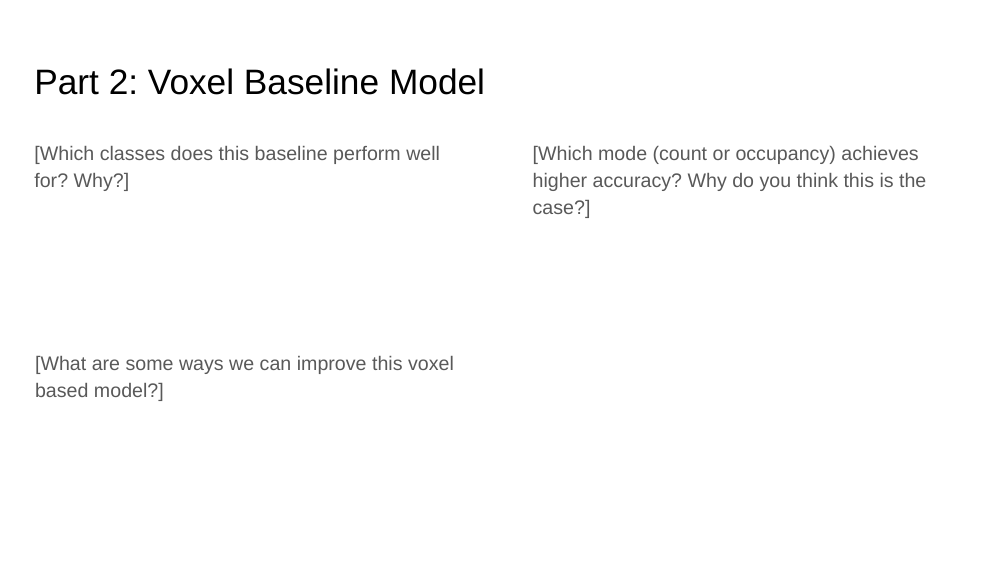
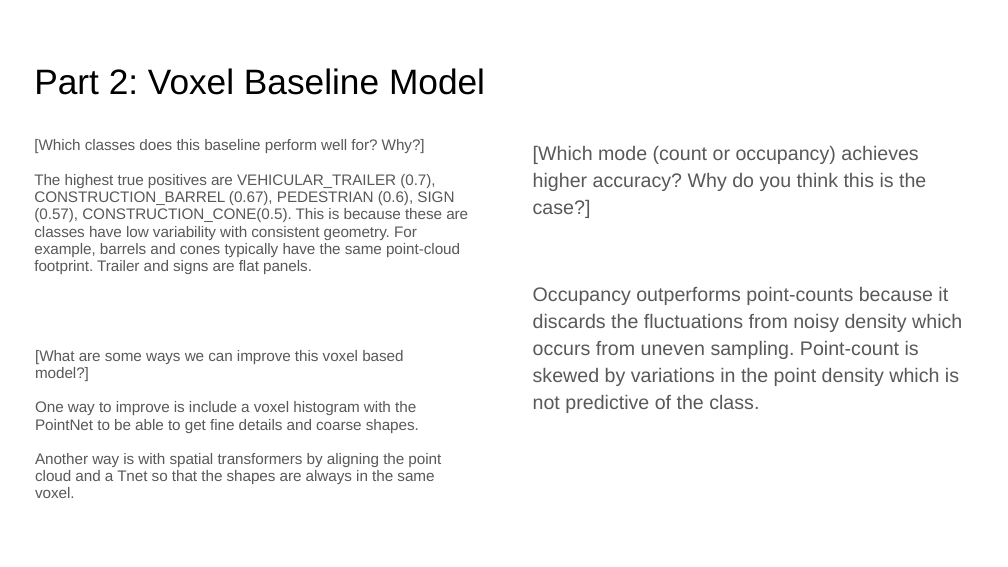
Before and after one commit to anirudh-arunkumar/ComputerVision, a slide deck: slide 3 of project-5-main/docs/proj5_template.pptx. Drawn at 1008x567 pixels with LibreOffice and Linux fonts; fonts in the diff are those of the drawing. Boxes give left, top, right and bottom in pixels: in the first picture for what was removed or moved away, otherwise in the second. Text is boxed around its words. In the diff, an @@ line names an element or a change of style, - is before the commit and + after.

```diff
--- a/project-5-main/docs/proj5_template.pptx
+++ b/project-5-main/docs/proj5_template.pptx
@@ text at box(34, 139, 425, 153): size 14 to 10.8 pt in "[Which classes does this baseline perform well ..."; line spacing 1.15 to 0.95 @@
@@ text at box(34, 174, 468, 274): paragraph added @@
+The highest true positives are VEHICULAR_TRAILER (0.7), CONSTRUCTION_BARREL (0.67), PEDESTRIAN (0.6), SIGN (0.57), CONSTRUCTION_CONE(0.5). This is because these are classes have low variability with consistent geometry. For example, barrels and cones typically have the same point-cloud footprint. Trailer and signs are flat panels.
@@ text at box(533, 287, 962, 413): paragraph added @@
+Occupancy outperforms point-counts because it discards the fluctuations from noisy density which occurs from uneven sampling. Point-count is skewed by variations in the point density which is not predictive of the class.
@@ text at box(35, 350, 403, 381): size 14 to 10.8 pt in "[What are some ways we can improve ..."; line spacing 1.15 to 0.95 @@
@@ text at box(35, 401, 441, 498): paragraphs added @@
+One way to improve is include a voxel histogram with the PointNet to be able to get fine details and coarse shapes.
+Another way is with spatial transformers by aligning the point cloud and a Tnet so that the shapes are always in the same voxel.
```
Also in this commit, not shown: 5 other slides changed, 18 other files.
